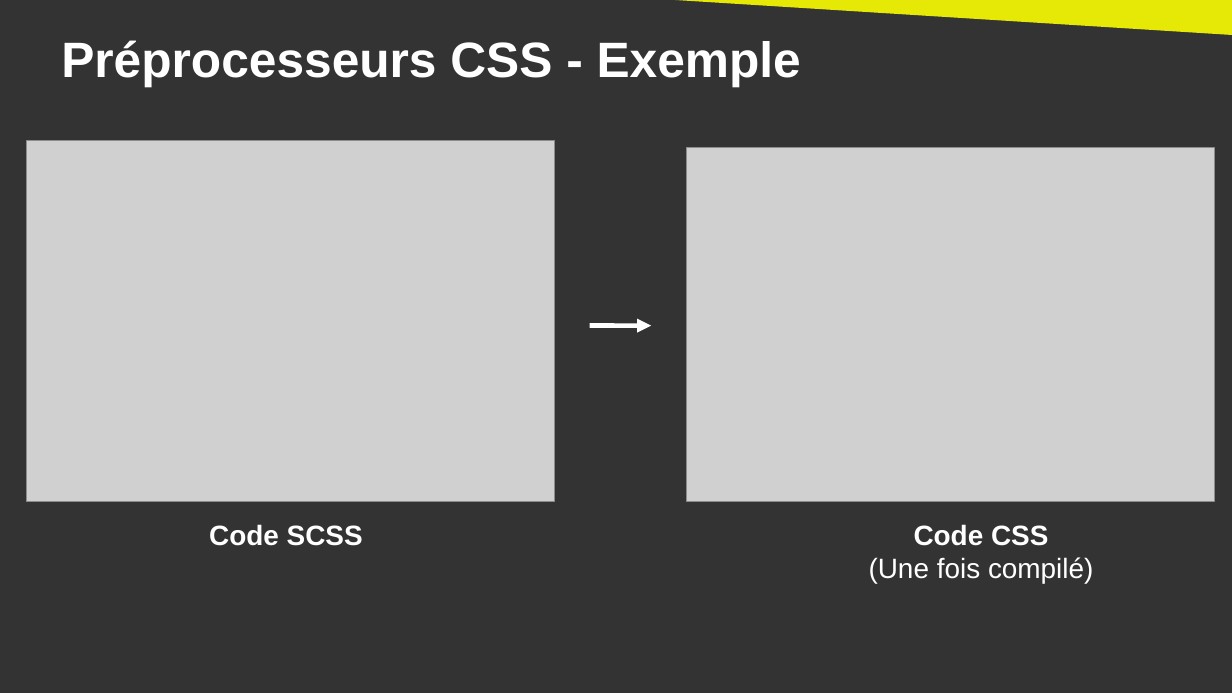
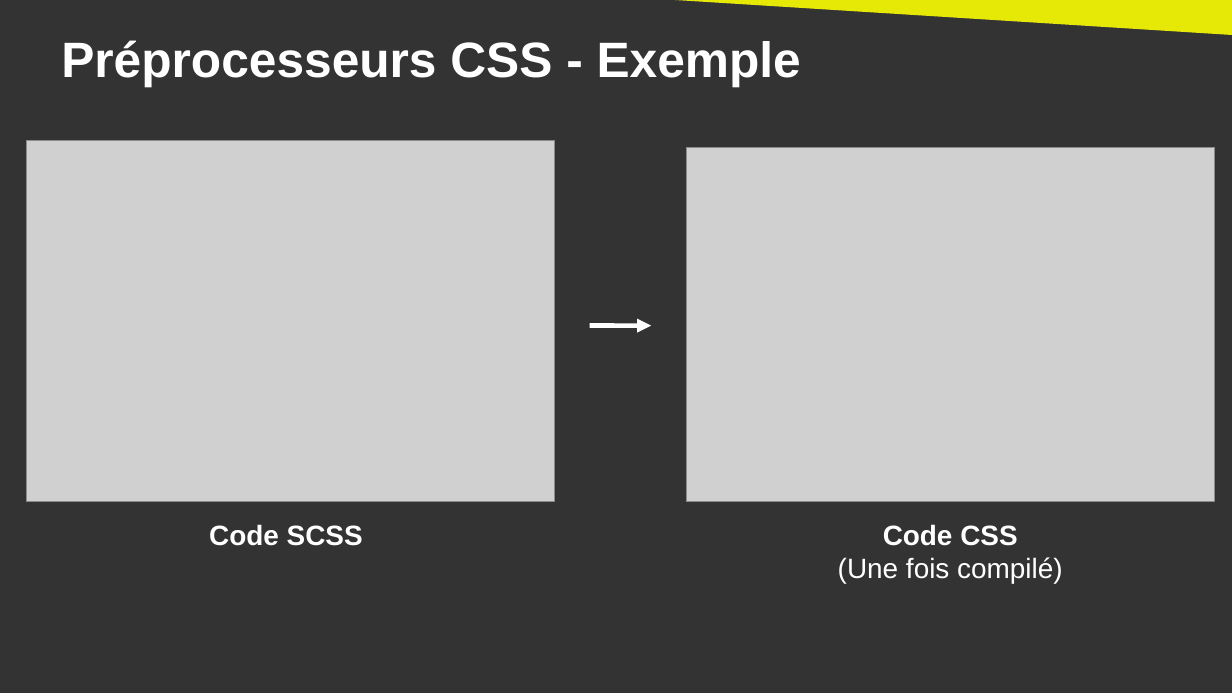
Before and after one commit to DanYellow/cours, a slide deck: slide 21 of developpement-front-s5/travaux-pratiques/numero-4/presentation.odp (slide 20 before the commit). Drawn at 1232x693 pixels with LibreOffice and Linux fonts; fonts in the diff are those of the drawing; grey boxes stand for pictures. Boxes give left, top, right and bottom in pixels: in the first picture for what was removed or moved away, otherwise in the second. Text is boxed around its words. In the diff, an @@ line names an element or a change of style, - is before the commit and + after.

```diff
--- a/developpement-front-s5/travaux-pratiques/numero-4/presentation.odp
+++ b/developpement-front-s5/travaux-pratiques/numero-4/presentation.odp
@@ text "Code CSS": place and size @@
-text "Code CSS" at box(869, 524, 1093, 584)
+text "Code CSS" at box(838, 524, 1062, 584)
```
Also in this commit, not shown: 13 other slides changed, 2 slides added, 4 other files.
